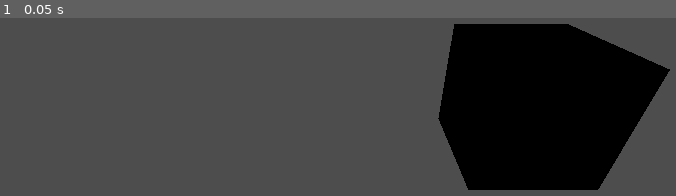
Above: before the commit, frame 1.
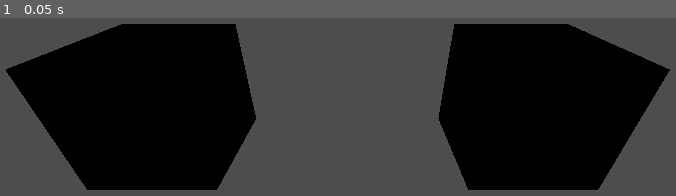
Above: after the commit, the same moment.

Repository: IlClamaz/lcp-editor
Game: Godot game, scene res://MainTestScene.tscn
The game is run twice, just before and just after one commit, with the same random seed, the same clock (stepped at 60 frames per second) and the same inputs.
Inputs:
- Up to frame 1 (0.05 s): no input

The runs differ from the first frame. In frame 1, 26% of the frame differs, in the area x 0-38%, y 3-97%.

Commit message:
Added test for runtime media download

Diff:
--- a/godot-main-project/MainTestScene.tscn
+++ b/godot-main-project/MainTestScene.tscn
@@ -1,13 +1,24 @@
-[gd_scene load_steps=7 format=3 uid="uid://cae17t6nis64d"]
+[gd_scene load_steps=12 format=3 uid="uid://cae17t6nis64d"]
 
 [ext_resource type="Script" uid="uid://d4aytaucodbio" path="res://addons/living_platform_plugin/living_item.gd" id="1_5q73c"]
 [ext_resource type="Script" uid="uid://co1clwnhl8evo" path="res://addons/living_platform_plugin/living_scene.gd" id="1_yk4ec"]
 [ext_resource type="Script" uid="uid://br1yrg80jmjq5" path="res://clicking.gd" id="3_tnpyo"]
 [ext_resource type="Script" uid="uid://0evqevt238mm" path="res://addons/living_platform_plugin/living_media.gd" id="4_fflri"]
+[ext_resource type="Script" uid="uid://codw7f8yksu7l" path="res://clicking_media.gd" id="4_pio1w"]
+[ext_resource type="Texture2D" uid="uid://cttiwov76v60g" path="res://LivingCultureLogo.png" id="6_qa5gc"]
+[ext_resource type="Script" uid="uid://eol8w4545uqm" path="res://living_image.gd" id="7_lvv5b"]
 
 [sub_resource type="BoxShape3D" id="BoxShape3D_yk4ec"]
 
 [sub_resource type="BoxMesh" id="BoxMesh_tnpyo"]
+
+[sub_resource type="StandardMaterial3D" id="StandardMaterial3D_lvv5b"]
+transparency = 1
+cull_mode = 2
+albedo_texture = ExtResource("6_qa5gc")
+
+[sub_resource type="QuadMesh" id="QuadMesh_nq3xc"]
+size = Vector2(4.04, 0.98)
 
 [node name="LivingScene" type="Node3D"]
 script = ExtResource("1_yk4ec")
@@ -42,11 +53,34 @@
 [node name="MeshInstance3D" type="MeshInstance3D" parent="StaticBody3D"]
 mesh = SubResource("BoxMesh_tnpyo")
 
+[node name="StaticBody3D2" type="StaticBody3D" parent="."]
+transform = Transform3D(1, 0, 0, 0, 1, 0, 0, 0, 1, -1.5965419, 0, 0)
+script = ExtResource("4_pio1w")
+
+[node name="CollisionShape3D" type="CollisionShape3D" parent="StaticBody3D2"]
+shape = SubResource("BoxShape3D_yk4ec")
+
+[node name="MeshInstance3D" type="MeshInstance3D" parent="StaticBody3D2"]
+mesh = SubResource("BoxMesh_tnpyo")
+
 [node name="Camera3D" type="Camera3D" parent="."]
 transform = Transform3D(1, 0, 0, 0, 0.85364175, 0.5208606, 0, -0.5208606, 0.85364175, 0, 1.2006364, 2.100656)
 
 [node name="LivingMedia" type="Node" parent="."]
 script = ExtResource("4_fflri")
-item_id = 6
-source = "ERROR"
+media_id = 7
+source_url = "https://nextcloud.livingculture.it/s/CwtmP7sKiqe7xBY/download"
+media_type = "text/plain"
+modified = "2026-01-09T16:18:46+00:00"
+media_filename = "7-LivingCultureTest.txt"
+media_path = "downloaded_living_media/7-LivingCultureTest.txt"
 metadata/_custom_type_script = "uid://0evqevt238mm"
+
+[node name="LivingImage" type="MeshInstance3D" parent="."]
+transform = Transform3D(1, 0, 0, 0, 1, 0, 0, 0, 1, -5.6726456, 0, 0)
+material_override = SubResource("StandardMaterial3D_lvv5b")
+mesh = SubResource("QuadMesh_nq3xc")
+script = ExtResource("7_lvv5b")
+image_path = "LivingCultureLogo.png"
+pixels_per_unit = 100.0
+metadata/_custom_type_script = "uid://eol8w4545uqm"
--- /dev/null
+++ b/godot-main-project/clicking_media.gd
@@ -0,0 +1,31 @@
+extends StaticBody3D
+
+func _input_event(_camera: Node, event: InputEvent, event_position: Vector3, _normal: Vector3, _shape_idx: int) -> void:
+	if event is InputEventMouseButton and event.button_index == MOUSE_BUTTON_LEFT and event.pressed:
+		print("Cube clicked at ", event_position)  # Replace with your action, e.g., queue_free()
+
+		# Instantiate a new Living object
+		var new_item: LivingMedia = LivingMedia.new()
+		get_tree().current_scene.add_child(new_item, true)
+
+		# Set the ID and get main info
+		new_item.media_id = 6
+		print("Fetching omeka info for media ID ", new_item.media_id)
+		new_item.fetch_omeka_info()
+
+		# Sleep to let the Omeka stuff download
+		await get_tree().create_timer(2.0).timeout
+
+		# Download the media of the new object
+		print("Downloading media...", new_item.source_url)
+		new_item.download_nextcloud_shared_file_webdav()
+
+
+# Called when the node enters the scene tree for the first time.
+func _ready() -> void:
+	pass # Replace with function body.
+
+
+# Called every frame. 'delta' is the elapsed time since the previous frame.
+func _process(_delta: float) -> void:
+	pass
Not shown, added: godot-main-project/clicking_media.gd.uid
